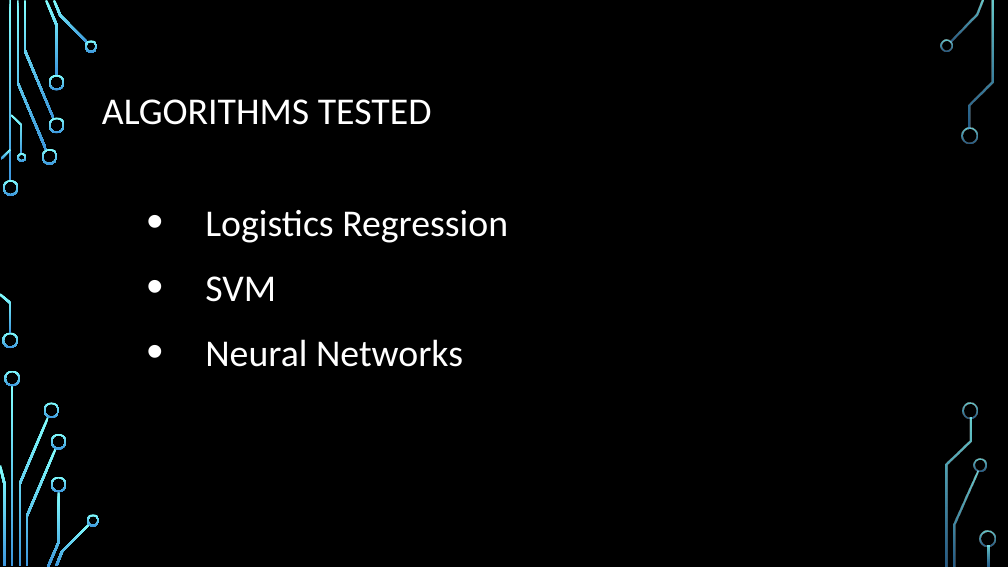
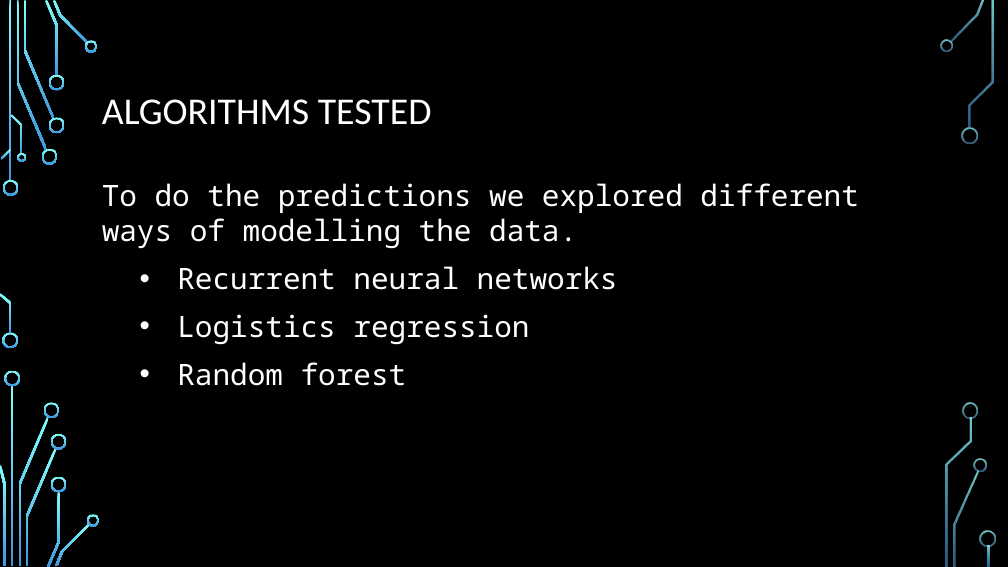
Before and after one commit to DanielHughes1580/Project_4_Group_5, a slide deck: slide 3 of Presentation.pptx. Drawn at 1008x567 pixels with LibreOffice and Linux fonts; fonts in the diff are those of the drawing; background and template pictures are left out. Boxes give left, top, right and bottom in pixels: in the first picture for what was removed or moved away, otherwise in the second. Text is boxed around its words. In the diff, an @@ line names an element or a change of style, - is before the commit and + after.

```diff
--- a/Presentation.pptx
+++ b/Presentation.pptx
@@ text added at (x1=102, y1=183, x2=859, y2=386), 28 pt, text #FFFFFF @@
+To do the predictions we explored different ways of modelling the data.
+  • Recurrent neural networks
+  • Logistics regression
+  • Random forest
@@ text removed at (x1=205, y1=210, x2=508, y2=367) @@
-• Logistics Regression
-• SVM
-• Neural Networks
```
Also in this commit, not shown: 3 other slides changed, 2 slides added, 1 slide removed, 1 other file.
